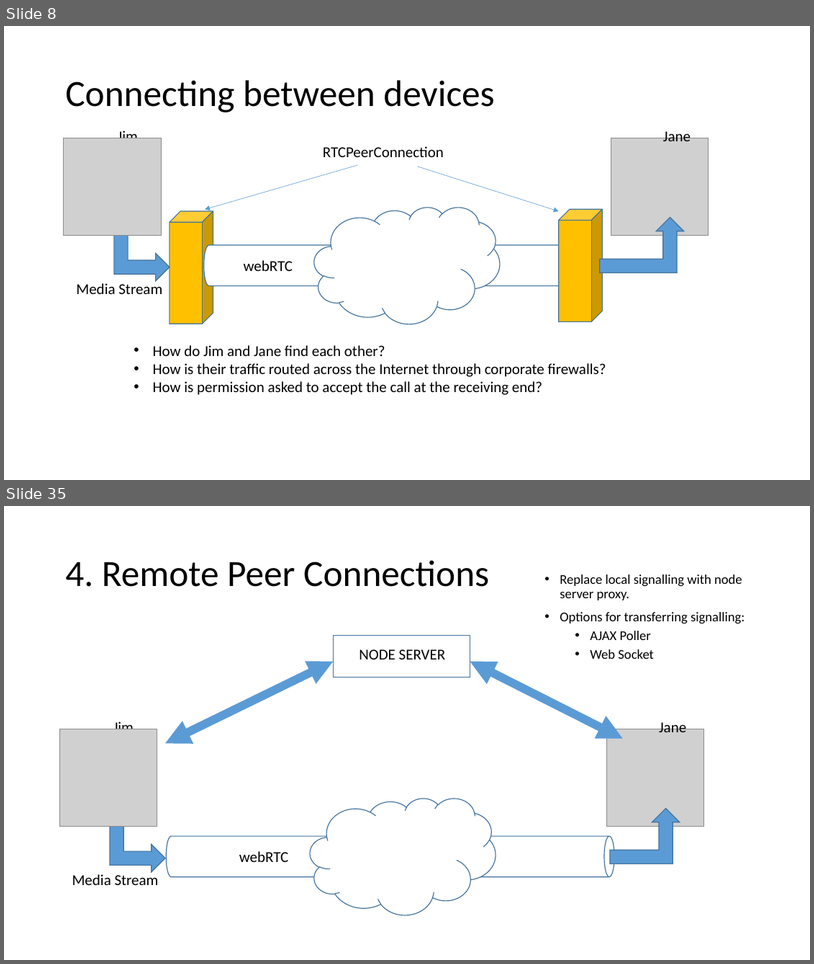
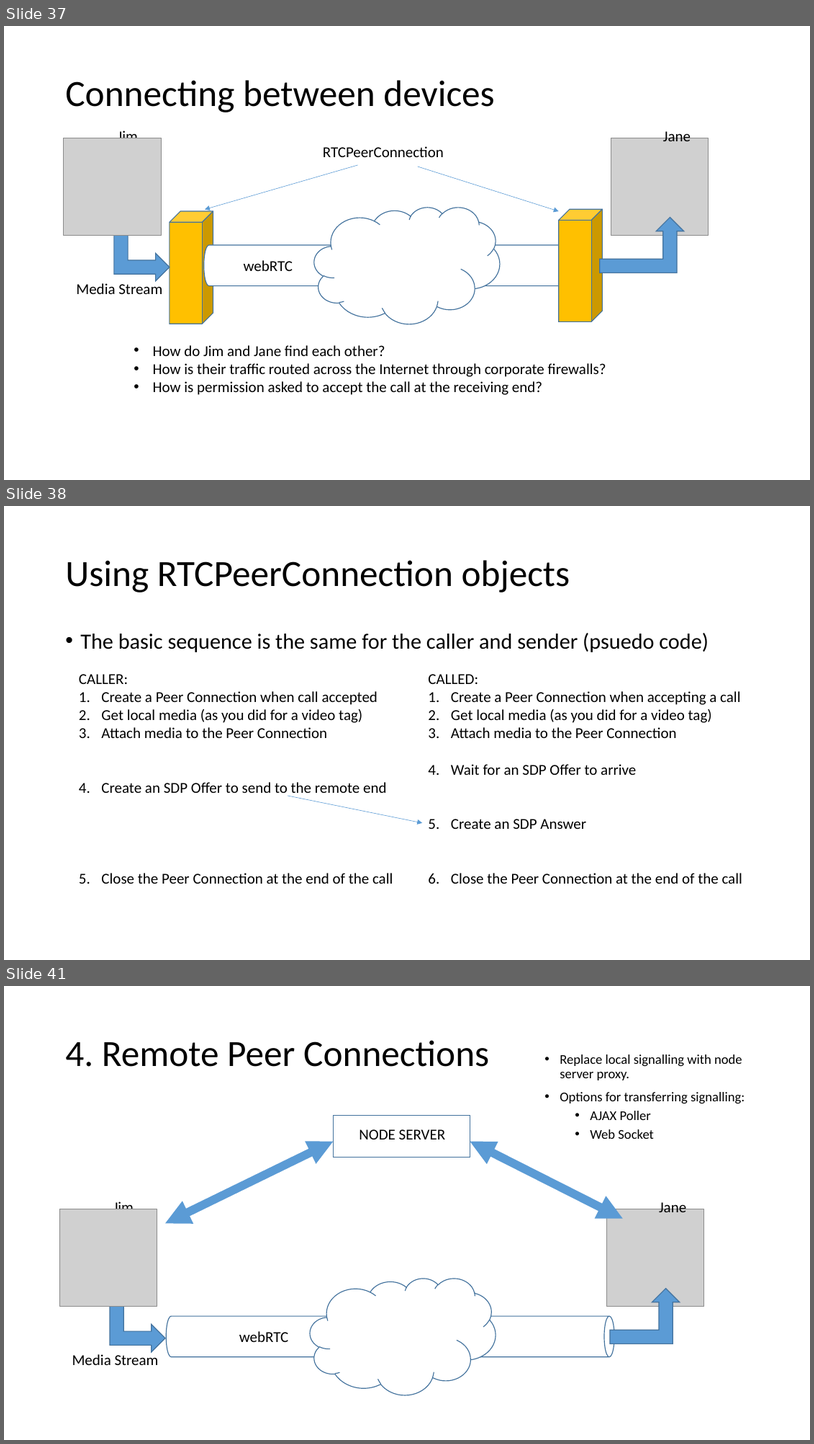
Before and after one commit to ipcortex/fac-workshop-materials, a slide deck: presentations/FAC9 Workshop.pptx. Shown one above the other, each under a label of ours: slides 8 and 35 before the commit, slides 37, 38 and 41 after it; the slides between them are not shown. The pictures are 814x964 and 814x1444 pixels, drawn with LibreOffice and Linux fonts; fonts in the diff are those of the drawing; grey boxes stand for pictures. Boxes give left, top, right and bottom in pixels: in the first picture for what was removed or moved away, otherwise in the second. Text is boxed around its words. In the diff, an @@ line names an element or a change of style, - is before the commit and + after.

Commit message:
Add RTCPeerConnection code slides

```diff
--- a/presentations/FAC9 Workshop.pptx
+++ b/presentations/FAC9 Workshop.pptx
@@ slide 38 added at (4, 506, 810, 960), background #FFFFFF @@
@@ title added at (65, 560, 571, 592), 44 pt, text #000000 @@
+Using RTCPeerConnection objects
@@ text added at (80, 633, 709, 652), 25.9 pt, text #000000 @@
+• The basic sequence is the same for the caller and sender (psuedo code)
@@ text added at (79, 674, 393, 883), 18 pt, text #000000 @@
+CALLER:
+1. Create a Peer Connection when call accepted
+2. Get local media (as you did for a video tag)
+3. Attach media to the Peer Connection
+4. Create an SDP Offer to send to the remote end
+5. Close the Peer Connection at the end of the call
@@ text added at (428, 674, 743, 883), 18 pt, text #000000 @@
+CALLED:
+1. Create a Peer Connection when accepting a call
+2. Get local media (as you did for a video tag)
+3. Attach media to the Peer Connection
+4. Wait for an SDP Offer to arrive
+5. Create an SDP Answer
+6. Close the Peer Connection at the end of the call
@@ arrow added from (288, 795) to (422, 823), #5B9BD5 0.5 pt @@
@@ what was slide 8 is now slide 37 @@
@@ what was slide 35 is now slide 41 @@
```
Also in this commit, not shown: 5 other slides added.
